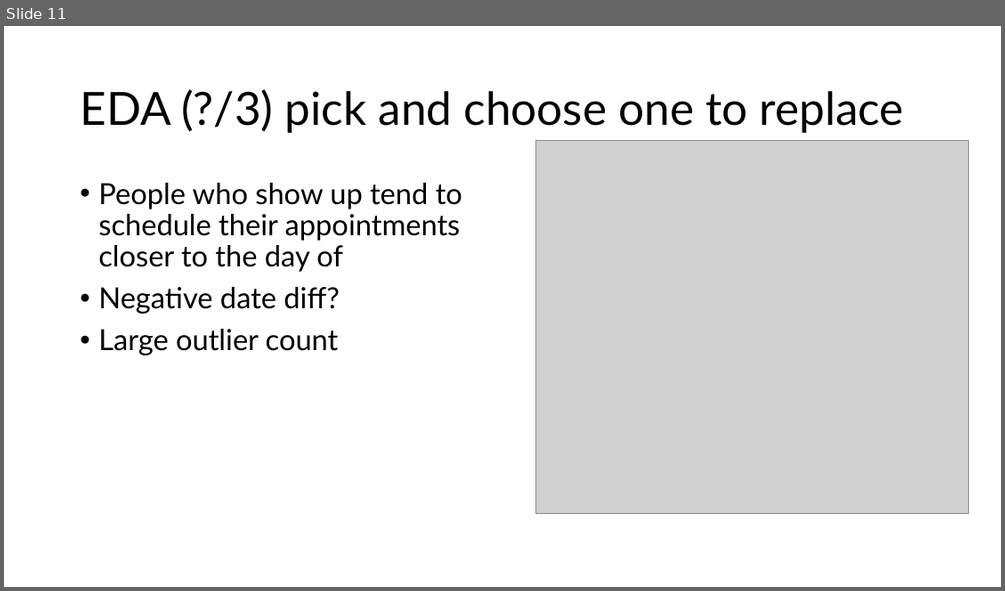
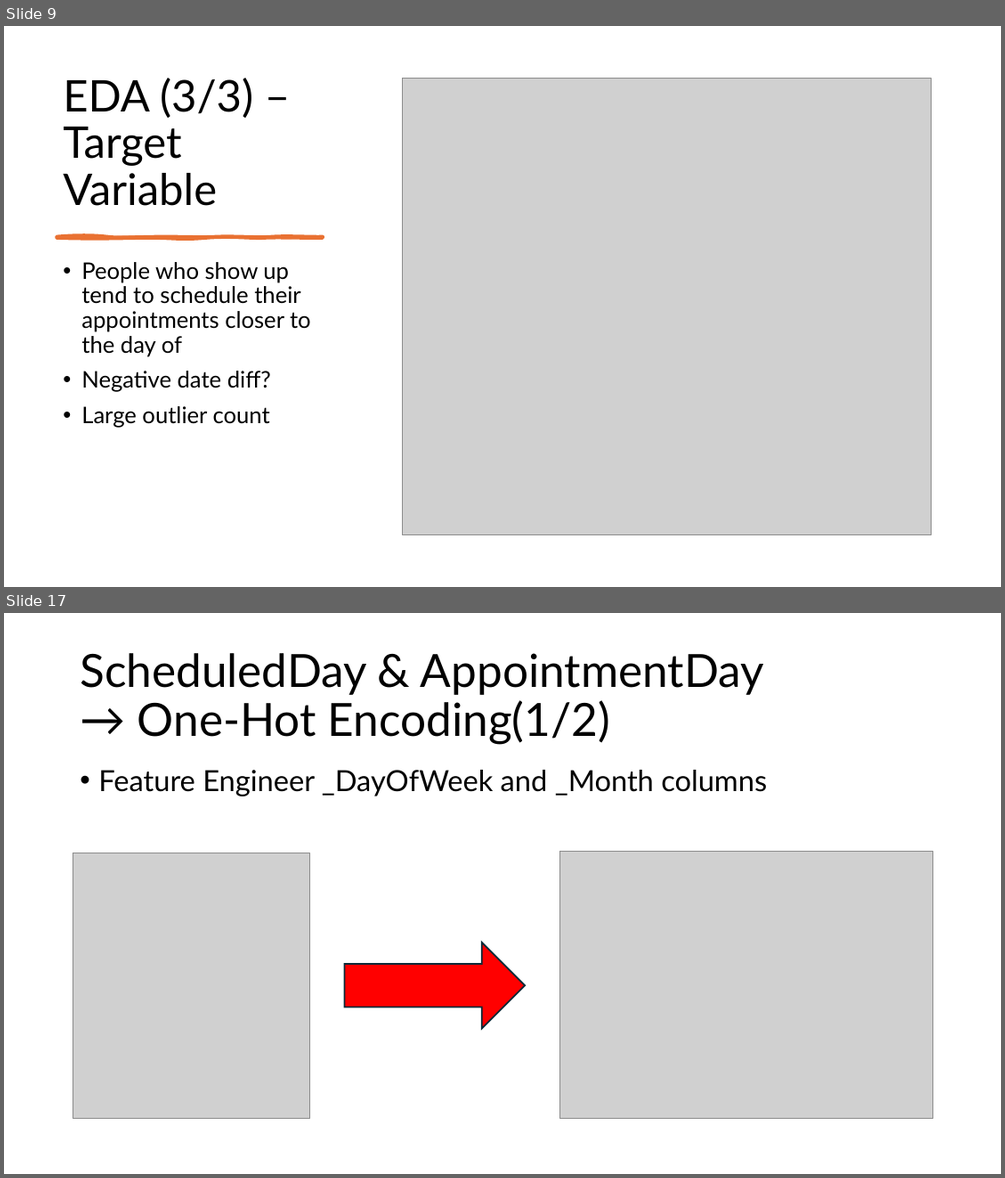
Before and after one commit to dwang0120/Hospital-No-Shows, a slide deck: Hospital No Shows.pptx. Shown one above the other, each under a label of ours: slide 11 before the commit, slides 9 and 17 after it; the slides between them are not shown. The pictures are 1005x591 and 1005x1178 pixels, drawn with LibreOffice and Linux fonts; fonts in the diff are those of the drawing; grey boxes stand for pictures. Boxes give left, top, right and bottom in pixels: in the first picture for what was removed or moved away, otherwise in the second. Text is boxed around its words. In the diff, an @@ line names an element or a change of style, - is before the commit and + after.

```diff
--- a/Hospital No Shows.pptx
+++ b/Hospital No Shows.pptx
@@ slide 17 added at box(4, 613, 1001, 1174), background #FFFFFF @@
@@ title added at box(80, 653, 764, 745), 44 pt, text #000000 @@
+ScheduledDay & AppointmentDay
+→ One-Hot Encoding(1/2)
@@ text added at box(98, 770, 767, 796), 28 pt, text #000000 @@
+• Feature Engineer _DayOfWeek and _Month columns
@@ picture added at box(73, 852, 310, 1118) @@
@@ picture added at box(560, 851, 933, 1118) @@
@@ right arrow added at box(344, 942, 525, 1028), fill #FF0000, outline #092A39 1.5 pt @@
@@ what was slide 11 is now slide 9 @@
@@ slide 9 changed as well @@
@@ title "EDA (3/3) – Target Variable" at box(63, 78, 253, 206): vertical alignment middle to bottom @@
@@ title at box(63, 78, 253, 206): text changed; size 44 to 42 pt @@
-EDA (?/3) pick and choose one to replace
+EDA (3/3) – Target Variable
@@ picture: place and size @@
-picture at box(535, 141, 968, 513)
+picture at box(403, 79, 931, 534)
@@ freeform shape added at box(57, 236, 323, 238), fill #E97132, outline #E97132 3 pt @@
@@ text "People who show up tend ...": place and size @@
-text "People who show up tend ..." at box(98, 183, 462, 355)
+text "People who show up tend ..." at box(81, 262, 311, 427)
@@ text "People who show up tend ..." at box(81, 262, 311, 427): size 28 to 22 pt @@
```
Also in this commit, not shown: 8 other slides changed, 8 other slides added, 3 slides removed, 1 other file.
